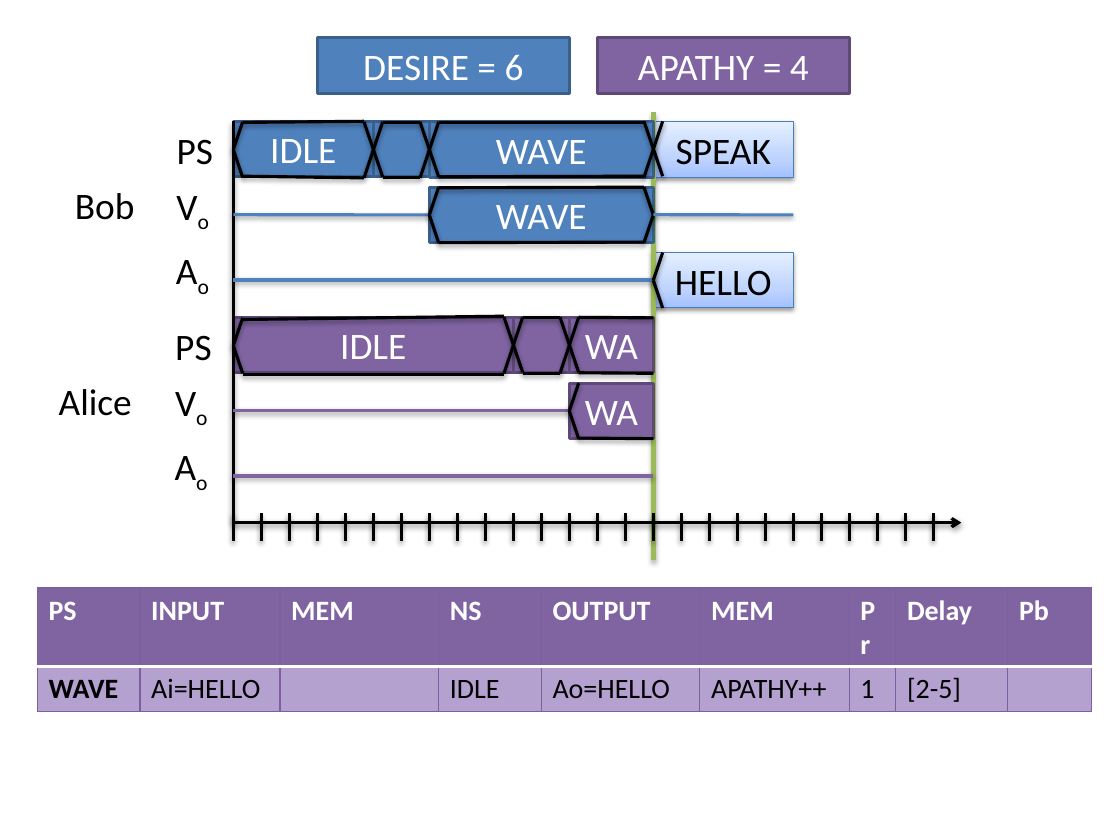
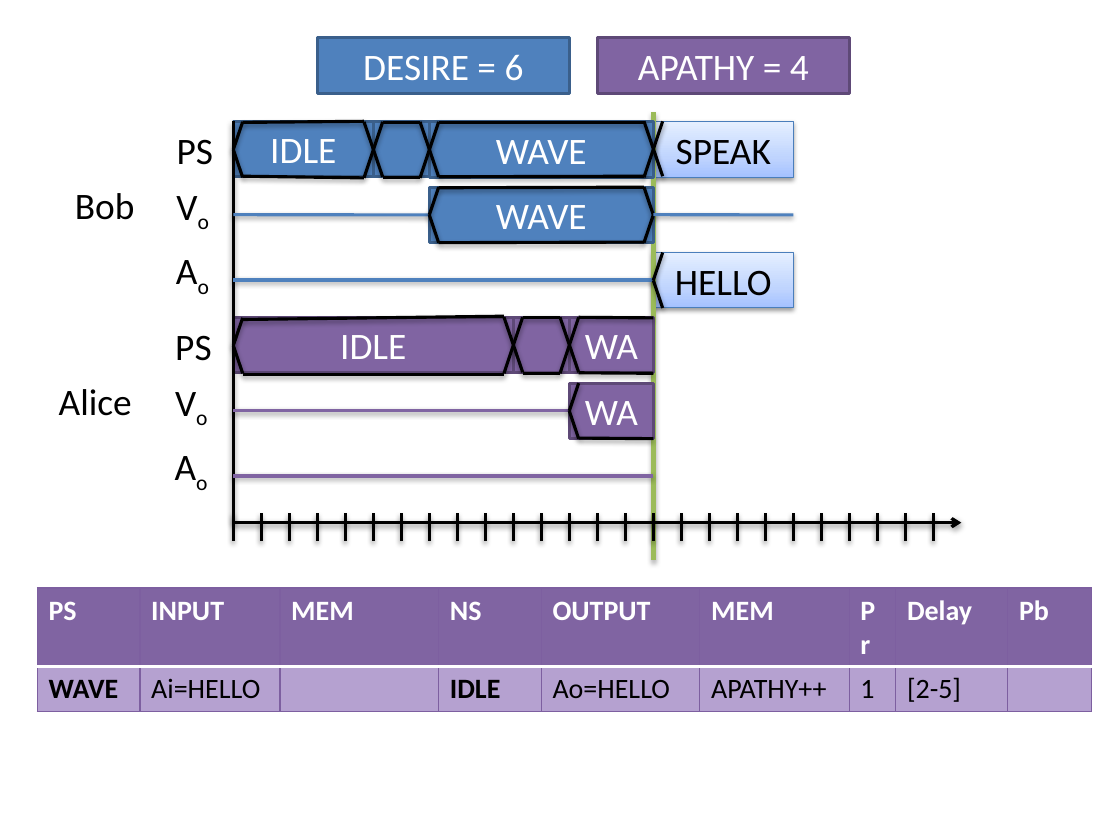
Before and after one commit to ericmercer/workload, a slide deck: slide 31 of publications_and_presentations/FVHMS-2014.pptx (slide 27 before the commit). Drawn at 1120x840 pixels with LibreOffice and Linux fonts; fonts in the diff are those of the drawing; background and template pictures are left out. Boxes give left, top, right and bottom in pixels: in the first picture for what was removed or moved away, otherwise in the second. Text is boxed around its words. In the diff, an @@ line names an element or a change of style, - is before the commit and + after.

```diff
--- a/publications_and_presentations/FVHMS-2014.pptx
+++ b/publications_and_presentations/FVHMS-2014.pptx
@@ table at (37, 588, 1093, 706) @@
@@ bold on in "IDLE" @@
```
Also in this commit, not shown: 7 other slides changed, 4 slides added.
